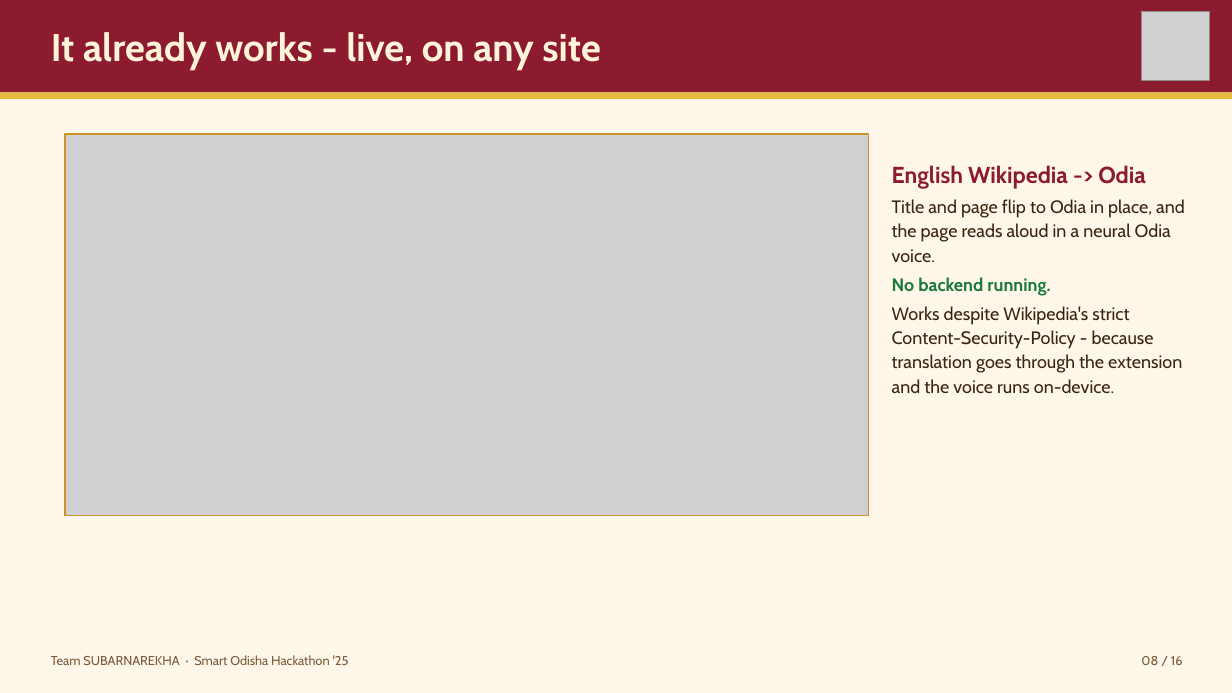
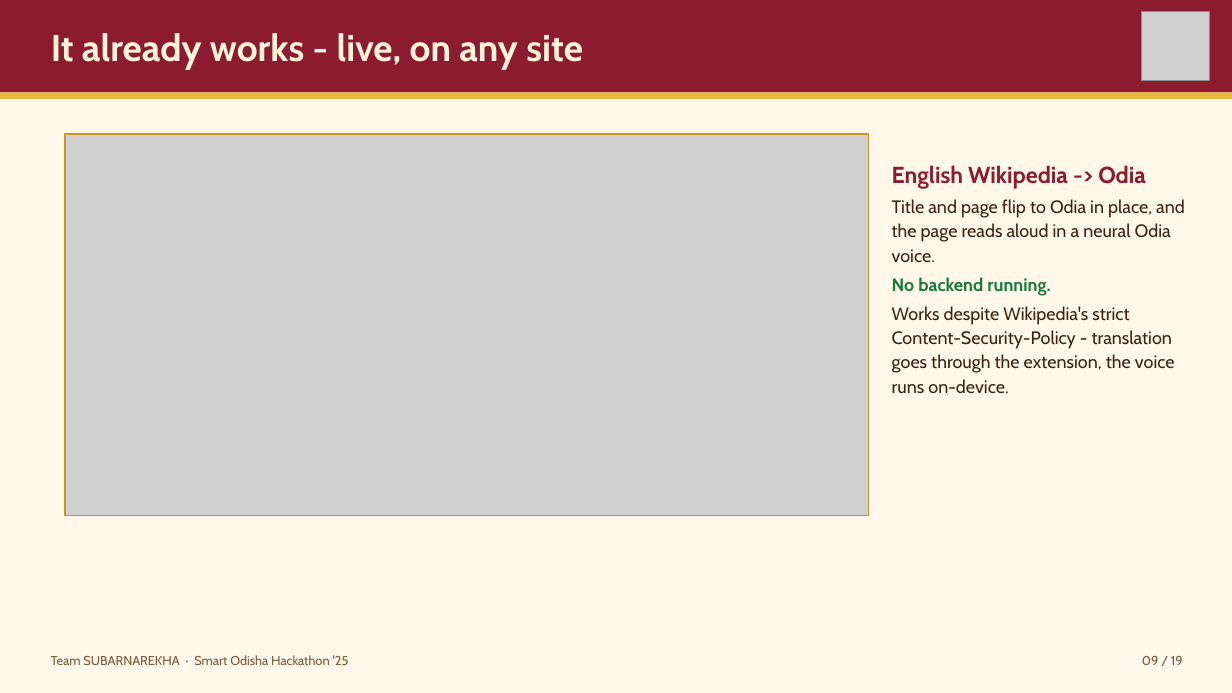
Before and after one commit to flashmindbox/AaaS, a slide deck: slide 9 of pitch/AaaS-Pitch.pptx (slide 8 before the commit). Drawn at 1232x693 pixels with LibreOffice and Linux fonts; fonts in the diff are those of the drawing; grey boxes stand for pictures. Boxes give left, top, right and bottom in pixels: in the first picture for what was removed or moved away, otherwise in the second. Text is boxed around its words. In the diff, an @@ line names an element or a change of style, - is before the commit and + after.

```diff
--- a/pitch/AaaS-Pitch.pptx
+++ b/pitch/AaaS-Pitch.pptx
@@ text "It already works - live, ..." at [51,33,583,69]: size 30 to 29 pt @@
@@ text at [892,306,1175,393]: text changed @@
-Works despite Wikipedia's strict Content-Security-Policy - because translation goes through the extension and the voice runs on-device.
+Works despite Wikipedia's strict Content-Security-Policy - translation goes through the extension, the voice runs on-device.
@@ text at [1142,656,1183,665]: text changed @@
-08 / 16
+09 / 19
```
Also in this commit, not shown: 15 other slides changed, 3 slides added, 29 other files.
